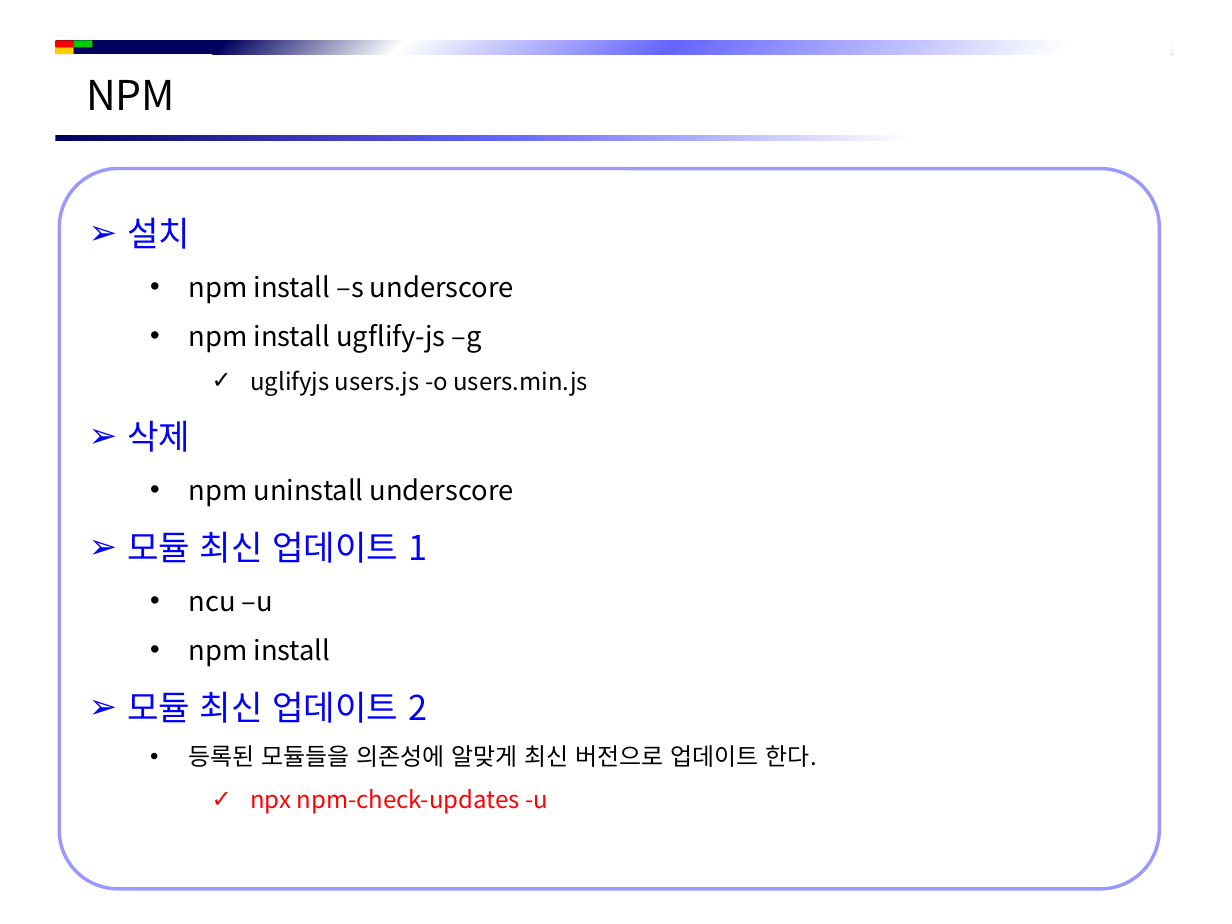
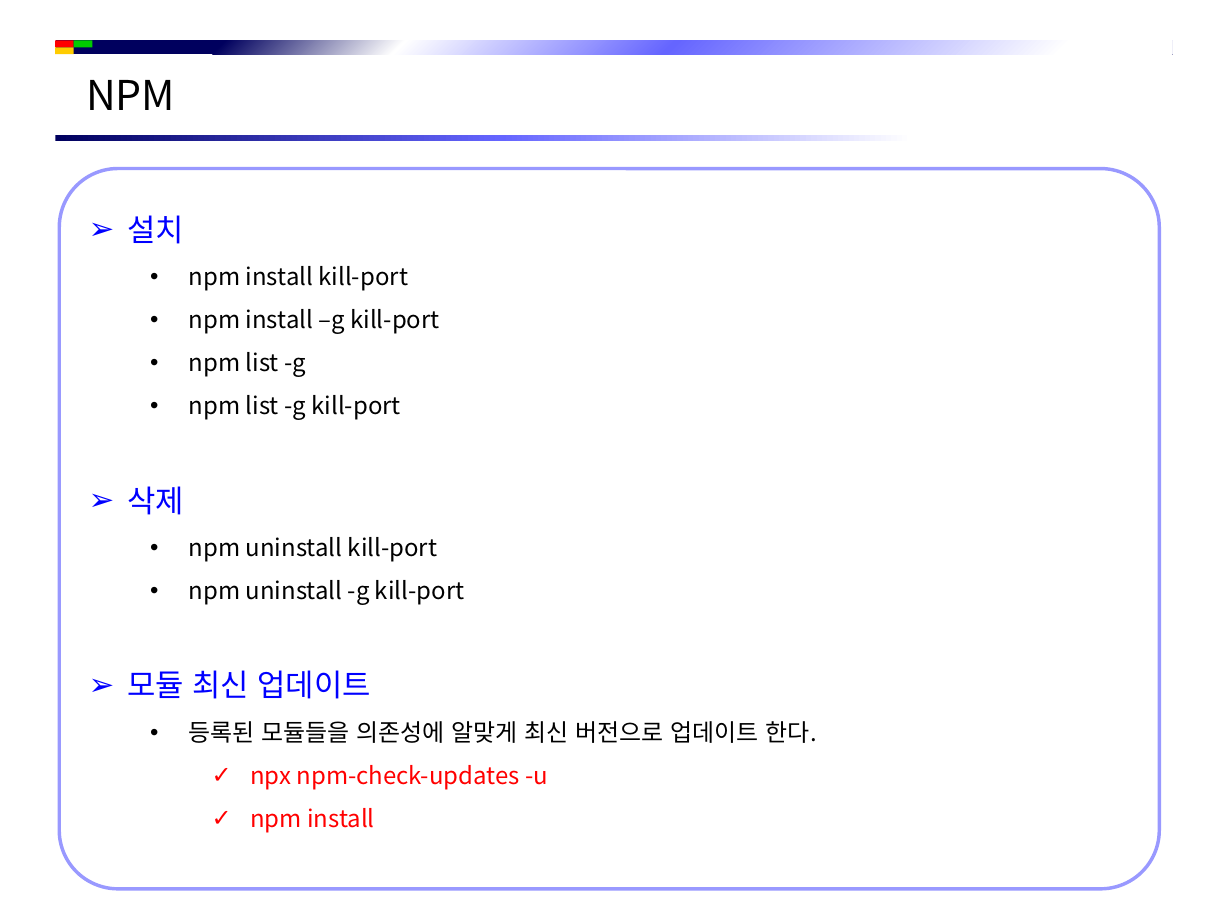
Before and after one commit to jsh-1235/Document, a slide deck: slide 6 of Back-End/NodeJS/NPM 개발 도구.pptx (slide 5 before the commit). Drawn at 1232x924 pixels with LibreOffice and Linux fonts; fonts in the diff are those of the drawing; background and template pictures are left out. Boxes give left, top, right and bottom in pixels: in the first picture for what was removed or moved away, otherwise in the second. Text is boxed around its words. In the diff, an @@ line names an element or a change of style, - is before the commit and + after.

```diff
--- a/Back-End/NodeJS/NPM 개발 도구.pptx
+++ b/Back-End/NodeJS/NPM 개발 도구.pptx
@@ text in rounded rectangle at [127, 215, 184, 515]: size 20 to 18 pt in "설치", "삭제" @@
@@ text in rounded rectangle at [189, 266, 440, 420]: text changed; size 16 to 14 pt @@
-  • npm install –s underscore
-  • npm install ugflify-js –g
-    ✓ uglifyjs users.js -o users.min.js
+  • npm install kill-port
+  • npm install –g kill-port
+  • npm list -g
+  • npm list -g kill-port
@@ text in rounded rectangle at [127, 537, 465, 699]: text changed; size 16 to 14 pt @@
-  • npm uninstall underscore
-➢ 모듈 최신 업데이트 1
-  • ncu –u
-  • npm install
-➢ 모듈 최신 업데이트 2
+  • npm uninstall kill-port
+  • npm uninstall -g kill-port
+➢ 모듈 최신 업데이트
@@ text in rounded rectangle at [250, 808, 374, 833]: paragraph added @@
+    ✓ npm install
```
Also in this commit, not shown: 5 other slides changed, 5 slides added, 14 other files.
